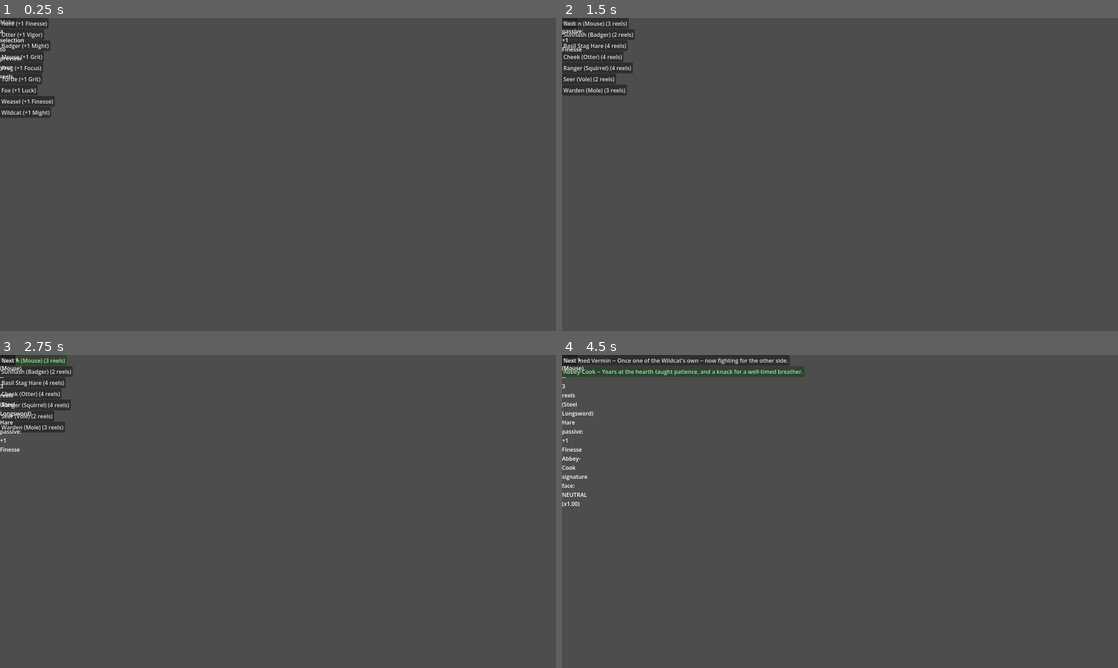
Above: before the commit, frames 1-4 (two rows, left to right).
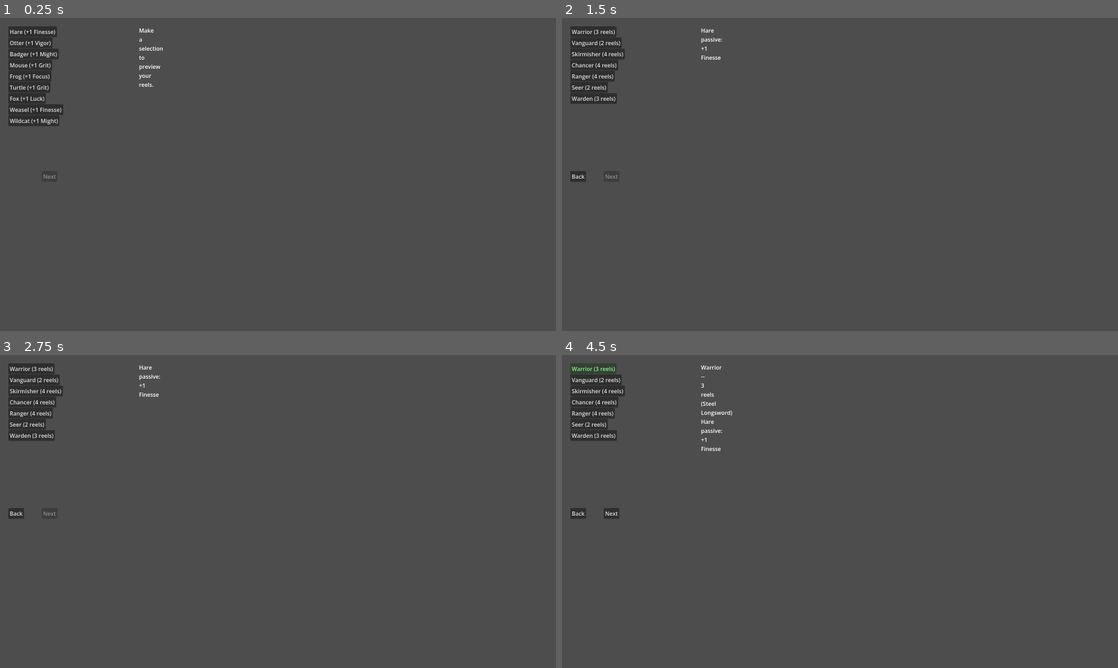
Above: after the commit, the same moments.

Repository: djkipyaboy/bunnies
Game: Godot game, scene res://world/character_creation_screen.tscn
Two runs of this game, one before a commit and one after it. Both use one fixed random seed, a clock stepped at 60 frames per second and the inputs below. This scene is started directly instead of the project's main scene.
Inputs (mouse positions are in pixels of both pictures, inside the frame that each line leads up to):
- Up to frame 1 (0.25 s): no input
- Up to frame 2 (1.5 s): click "Hare (+1 Finesse)" at 0.5 s; click "Next" at 1.25 s
- Up to frame 3 (2.75 s): click (33, 361) at 2 s, where only the run before the commit has a clickable "Martin (Mouse) (3 reels)"
- Up to frame 4 (4.5 s): click (567, 361) at 2.75 s, where only the run before the commit has a clickable "Next"; click (673, 361) at 3.5 s, where only the run before the commit has a clickable "Reformed Vermin -- Once one o…"; click (595, 367) at 4.25 s, where only the run after the commit has a clickable "Warrior (3 reels)"

The runs differ from the first frame. In frame 1, 2.1% of the frame differs, in the area x 0-30%, y 0-52%; in frame 2, 2.0%; in frame 3, 2.0%; in frame 4, 4.5%, in the area x 0-44%, y 0-53%.

Commit message:
fix(character-creation): final review cleanup - stat idempotency, class labels, layout, exit codes
- _build_pc() applied Heritage's passive AFTER build_combatant(), which internally
  already runs apply_stats()/apply_luck() -- apply_luck() is explicitly non-idempotent
  (see combat/combatant.gd), so the redundant pc.apply_stats()/pc.apply_luck() calls
  double-applied stat/luck derivation. Fixed by layering the passive onto the
  CharacterClass's base_stats before build_combatant() runs, so it flows through the
  single internal sequence. Added a regression assertion proving Hare's +1 Finesse
  lands exactly once.
- class_step.gd and reel_preview_panel.gd rendered CharacterClass.display_name, which
  is baked-in prototype character identity ("Martin (Mouse)") not a class label --
  confusing after the player already picked their own species. Both now derive the
  label from the class id via String(id).capitalize().
- character_creation_screen.gd's _ready() never positioned its step panels/buttons, so
  everything rendered stacked at (0,0) with the disabled Next button on top intercepting
  clicks. Added explicit placeholder positions.
- test_character_creation_screen.gd never tracked failures or called quit(), so it could
  never fail its own exit code (the project's documented "silent script-error-exits-zero"
  gotcha). Added a _failures counter and quit(_failures), matching its sibling test files.

Diff:
--- a/tests/test_character_creation_screen.gd
+++ b/tests/test_character_creation_screen.gd
@@ -8,8 +8,11 @@
 
 var _instance: Node
 var _frames: int = 0
+var _failures: int = 0
 
 func _check(cond: bool, label: String) -> void:
+	if not cond:
+		_failures += 1
 	print(("ok " if cond else "FAIL ") + label)
 
 func _init() -> void:
@@ -65,6 +68,11 @@
 		_check(created_pc[0] != null, "pressing Finalize on the Name step emits character_created with a real Combatant")
 		_check(created_pc[0].display_name == "Martin", "the finalized Combatant carries the entered name")
 		_check(created_pc[0].heritage != null and created_pc[0].heritage.species_name == "Hare", "the finalized Combatant carries the chosen heritage")
+		# Warrior's base Finesse is 2 (combat/class_library.gd); Hare's passive is +1 Finesse
+		# (combat/heritage_library.gd). This must land exactly once -- apply_luck()/apply_stats()
+		# are non-idempotent (combat/combatant.gd apply_luck() doc comment), so a double-apply
+		# bug would silently double- (or zero-) count this.
+		_check(created_pc[0].base_stats.finesse == 3, "the Hare passive (+1 Finesse) lands exactly once on top of Warrior's base Finesse (2)")
 		_check(created_pc[0].background != null and created_pc[0].background.background_name == "Reformed Vermin", "the finalized Combatant carries the chosen background")
 		_check(created_pc[0].class_id == &"warrior", "the finalized Combatant carries the chosen (tentative) class")
 		_check(not created_pc[0].class_is_locked, "the finalized Combatant's class starts unlocked, pending the future Class Trial & Lock-In mechanic")
@@ -73,5 +81,6 @@
 	if _frames >= 2:
 		print("ok character-creation-screen scene test complete")
 		_instance.free()
+		quit(_failures)
 		return true
 	return false
--- a/tests/test_reel_preview_panel.gd
+++ b/tests/test_reel_preview_panel.gd
@@ -18,7 +18,7 @@
 
 	draft.class_id = &"warrior"
 	panel.refresh(draft)
-	_check(panel.text_for_test().find("Martin (Mouse)") != -1, "picking a class shows its display name in the preview")
+	_check(panel.text_for_test().find("Warrior") != -1, "picking a class shows its id-derived label in the preview")
 	_check(panel.text_for_test().find("3 reels") != -1, "picking a class shows its reel_count in the preview")
 
 	draft.heritage_id = &"hare"
--- a/world/character_creation/class_step.gd
+++ b/world/character_creation/class_step.gd
@@ -18,7 +18,7 @@
 	for id: StringName in ClassLibrary.IDS:
 		var character_class: CharacterClass = ClassLibrary.make(id)
 		var btn: Button = Button.new()
-		btn.text = "%s (%d reels)" % [character_class.display_name, character_class.reel_count]
+		btn.text = "%s (%d reels)" % [String(id).capitalize(), character_class.reel_count]
 		btn.position = Vector2(0.0, y)
 		btn.pressed.connect(_on_pressed.bind(id))
 		add_child(btn)
--- a/world/character_creation/reel_preview_panel.gd
+++ b/world/character_creation/reel_preview_panel.gd
@@ -18,7 +18,7 @@
 	var lines: Array[String] = []
 	if draft.has_class():
 		var character_class: CharacterClass = ClassLibrary.make(draft.class_id)
-		lines.append("%s -- %d reels (%s)" % [character_class.display_name, character_class.reel_count, character_class.weapon_display_name])
+		lines.append("%s -- %d reels (%s)" % [String(draft.class_id).capitalize(), character_class.reel_count, character_class.weapon_display_name])
 	if draft.has_heritage():
 		var heritage: Heritage = HeritageLibrary.make(draft.heritage_id)
 		lines.append("%s passive: %s" % [heritage.species_name, heritage.passive_description])
--- a/world/character_creation_screen.gd
+++ b/world/character_creation_screen.gd
@@ -31,31 +31,39 @@
 
 	_species_step = SpeciesStep.new()
 	_species_step.selected.connect(_on_species_selected)
+	_species_step.position = Vector2(24, 24)
 	add_child(_species_step)
 
 	_class_step = ClassStep.new()
 	_class_step.selected.connect(_on_class_selected)
+	_class_step.position = Vector2(24, 24)
 	add_child(_class_step)
 
 	_background_step = BackgroundStep.new()
 	_background_step.selected.connect(_on_background_selected)
+	_background_step.position = Vector2(24, 24)
 	add_child(_background_step)
 
 	_name_step = NameStep.new()
 	_name_step.name_changed.connect(_on_name_changed)
+	_name_step.position = Vector2(24, 24)
 	add_child(_name_step)
 
 	_reel_preview = ReelPreviewPanel.new()
+	_reel_preview.position = Vector2(400, 24)
+	_reel_preview.custom_minimum_size = Vector2(300, 400)
 	add_child(_reel_preview)
 
 	_back_button = Button.new()
 	_back_button.text = "Back"
 	_back_button.pressed.connect(_on_back_pressed)
+	_back_button.position = Vector2(24, 440)
 	add_child(_back_button)
 
 	_next_button = Button.new()
 	_next_button.text = "Next"
 	_next_button.pressed.connect(_on_next_pressed)
+	_next_button.position = Vector2(120, 440)
 	add_child(_next_button)
 
 	_rebuild()
@@ -108,18 +116,19 @@
 		_step_index += 1
 		_rebuild()
 
-## Builds the real PC Combatant from the completed draft: the tentative CharacterClass's baseline,
-## the chosen Heritage's passive layered onto base_stats (then re-derives stats/luck so the bump
-## actually takes effect), and the chosen Background's signature face inserted into the first
-## weapon reel's strip ("the signature face literally appears on the strip" -- design bible §5).
+## Builds the real PC Combatant from the completed draft: the chosen Heritage's passive is layered
+## onto the tentative CharacterClass's base_stats BEFORE build_combatant() runs, so the bump flows
+## through build_combatant()'s own single apply_stats()/apply_luck()/start_combat() sequence
+## (apply_luck() is explicitly non-idempotent -- see combat/combatant.gd -- so it must only run
+## once). The chosen Background's signature face is then inserted into the first weapon reel's
+## strip ("the signature face literally appears on the strip" -- design bible §5).
 func _build_pc() -> Combatant:
 	var character_class: CharacterClass = ClassLibrary.make(draft.class_id)
+	var heritage: Heritage = HeritageLibrary.make(draft.heritage_id)
+	heritage.apply_passive(character_class.base_stats)
 	var pc: Combatant = character_class.build_combatant(true)
 	pc.display_name = draft.character_name.strip_edges()
-	pc.heritage = HeritageLibrary.make(draft.heritage_id)
-	pc.heritage.apply_passive(pc.base_stats)
-	pc.apply_stats()
-	pc.apply_luck()
+	pc.heritage = heritage
 	pc.background = BackgroundLibrary.make(draft.background_id)
 	pc.weapon.reels[0].faces.append(pc.background.signature_face)
 	pc.class_is_locked = false
